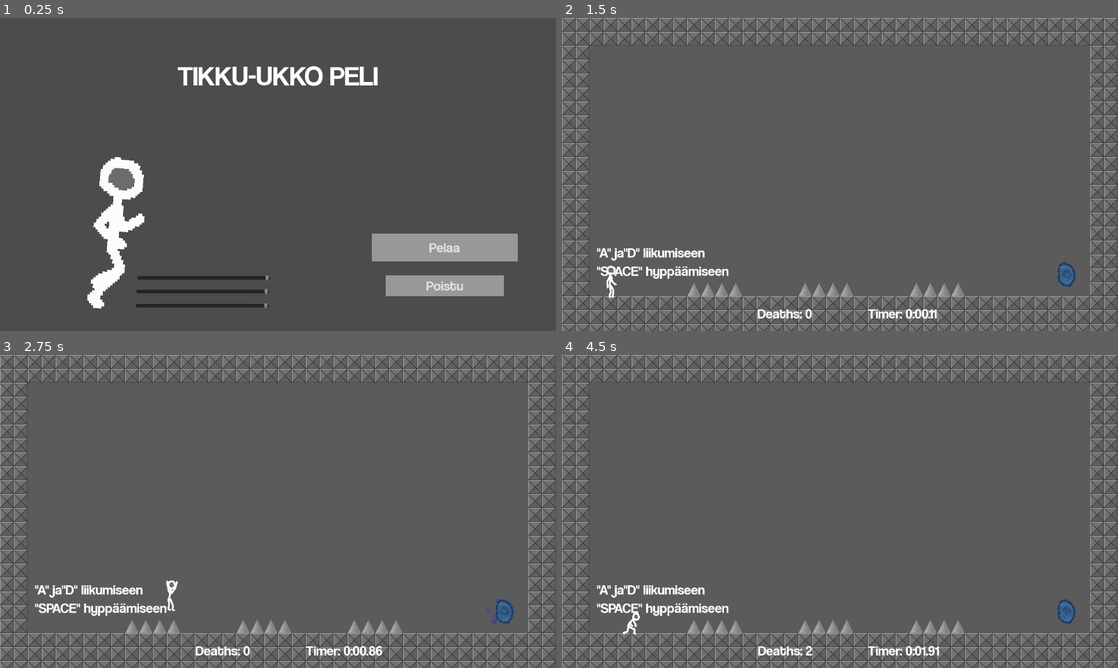
Above: before the commit, frames 1-4 (two rows, left to right).
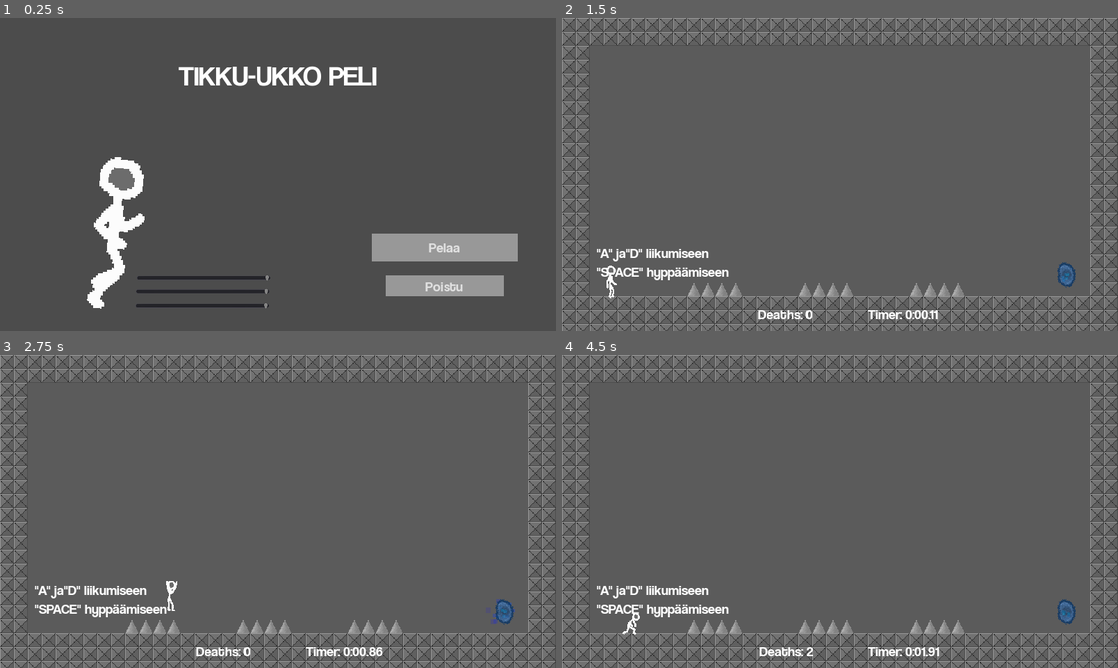
Above: after the commit, the same moments.

Repository: Diizisti/TikkuUkko-Peli
Game: Godot game, scene res://scenet/alotusruutu.tscn
The game is run twice, just before and just after one commit, with the same random seed, the same clock (stepped at 60 frames per second) and the same inputs.
Inputs:
- Up to frame 1 (0.25 s): no input
- Up to frame 2 (1.5 s): hold D (right) 0.53-1.25 s; hold S (crouch) 0.53-1.25 s; tap Space (jump) at 0.77 s; click "Pelaa" at 1.25 s
- Up to frame 3 (2.75 s): hold D (right) from 2.03 s (still down); tap S (crouch) at 2.1 s; tap Space (jump) at 2.27 s
- Up to frame 4 (4.5 s): release D (right) at 2.78 s; hold A (left) 2.78-3.53 s; hold S (crouch) 2.78-3.53 s; hold D (right) from 3.53 s (still down); tap S (crouch) at 3.6 s; tap Space (jump) at 3.77 s; hold S (crouch) from 4.28 s (still down)

The runs differ from the first frame. In frame 1, 0.8% of the frame differs, in the area x 15-84%, y 15-93%; in frame 2, 2.5%; in frame 3, 2.5%; in frame 4, 2.6%, in the area x 0-100%, y 0-100%.

Commit message:
streach/2d mode

Diff:
--- a/project.godot
+++ b/project.godot
@@ -33,6 +33,7 @@
 
 window/size/width=1280
 window/size/height=720
+window/stretch/mode="2d"
 
 [gui]
 
